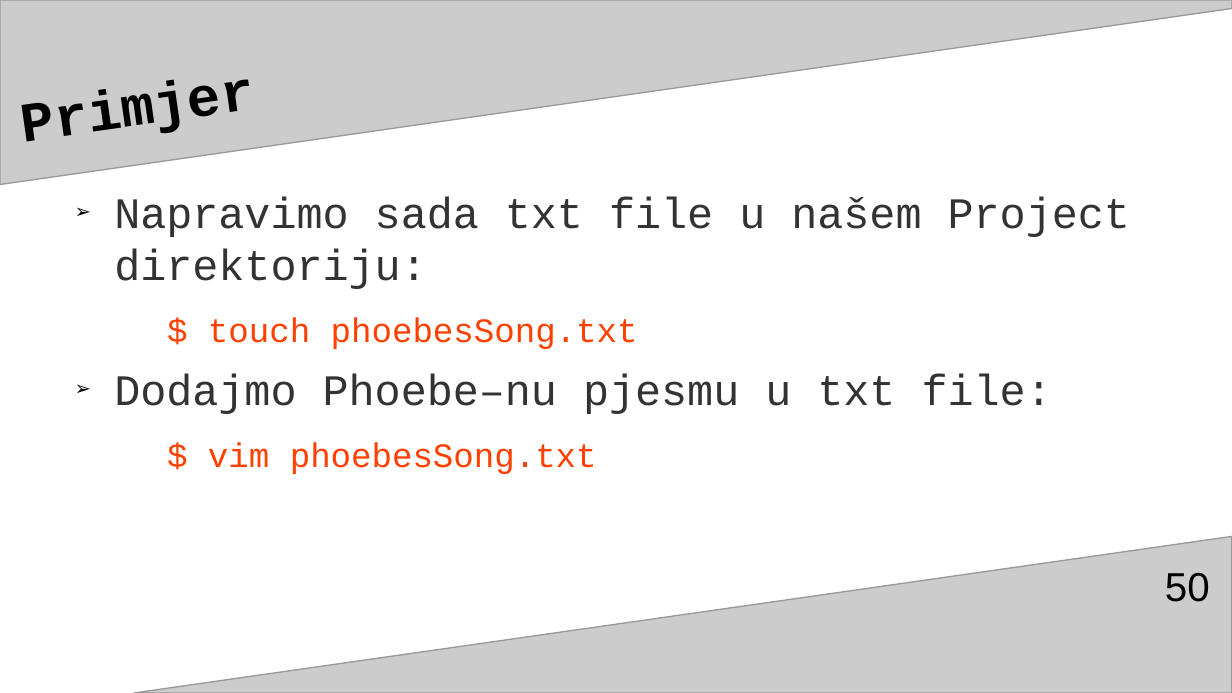
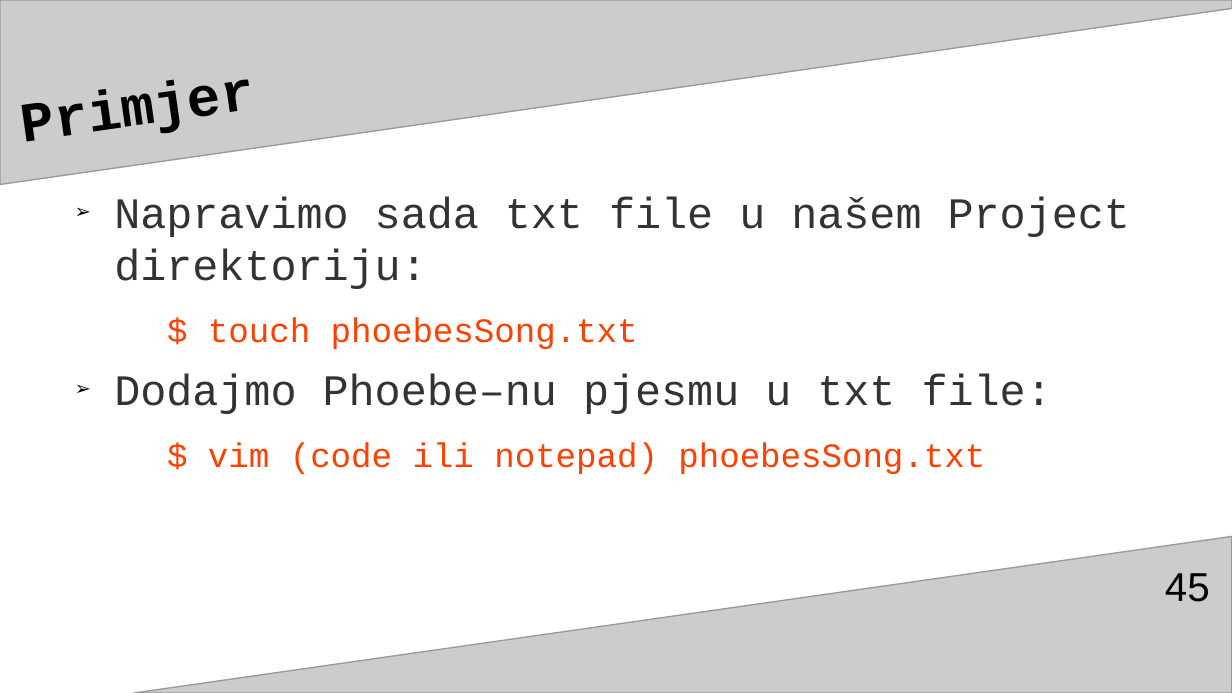
Before and after one commit to adnannukic/prezentacija-za-TSI, a slide deck: slide 45 of gitGitHubAdnanNukićPrez3.odp (slide 50 before the commit). Drawn at 1232x693 pixels with LibreOffice and Linux fonts; fonts in the diff are those of the drawing. Boxes give left, top, right and bottom in pixels: in the first picture for what was removed or moved away, otherwise in the second. Text is boxed around its words. In the diff, an @@ line names an element or a change of style, - is before the commit and + after.

```diff
--- a/gitGitHubAdnanNukićPrez3.odp
+++ b/gitGitHubAdnanNukićPrez3.odp
@@ text at <box>208,442,985,474</box>: text changed @@
-  $ vim phoebesSong.txt
+  $ vim (code ili notepad) phoebesSong.txt
@@ page number at <box>1165,573,1210,602</box>: text changed @@
-50
+45
```
Also in this commit, not shown: 11 other slides changed, 4 slides added, 3 slides removed.
